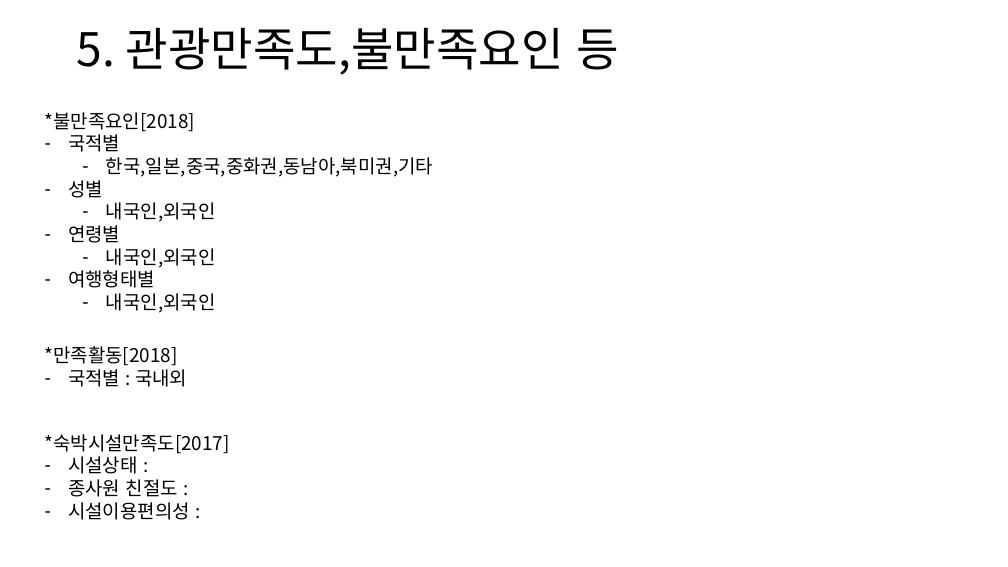
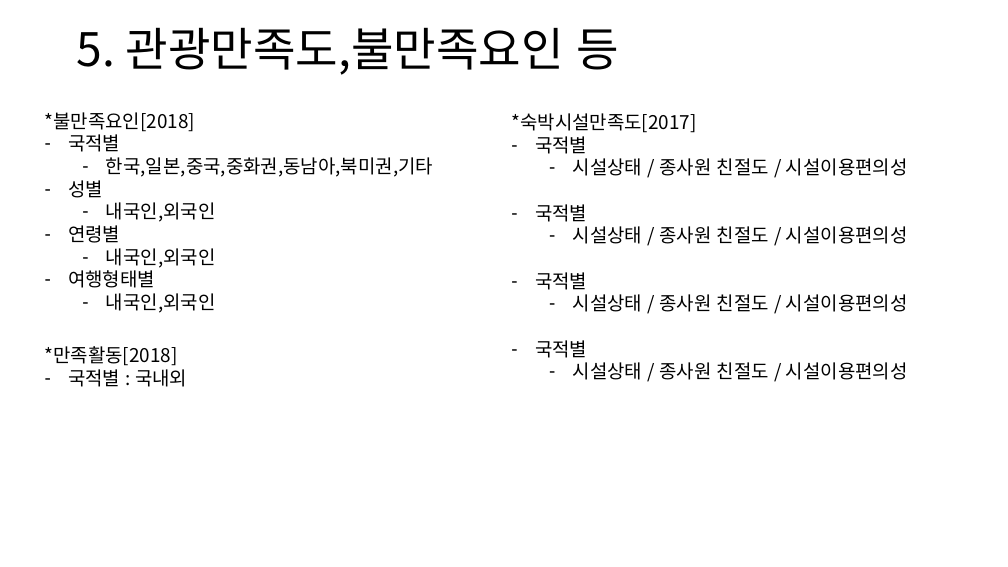
Before and after one commit to so-jeong0127/6-project, a slide deck: slide 26 of data/r 그래프.pptx (slide 22 before the commit). Drawn at 1008x567 pixels with LibreOffice and Linux fonts; fonts in the diff are those of the drawing. Boxes give left, top, right and bottom in pixels: in the first picture for what was removed or moved away, otherwise in the second. Text is boxed around its words. In the diff, an @@ line names an element or a change of style, - is before the commit and + after.

```diff
--- a/data/r 그래프.pptx
+++ b/data/r 그래프.pptx
@@ text "*숙박시설만족도[2017]": place and size @@
-text "*숙박시설만족도[2017]" at [45, 434, 230, 520]
+text "*숙박시설만족도[2017]" at [511, 113, 908, 380]
@@ text at [535, 136, 908, 380]: text changed @@
-– 시설상태 :
-– 종사원 친절도 :
-– 시설이용편의성 :
+– 국적별
+  – 시설상태 / 종사원 친절도 / 시설이용편의성
+– 국적별
+  – 시설상태 / 종사원 친절도 / 시설이용편의성
+– 국적별
+  – 시설상태 / 종사원 친절도 / 시설이용편의성
+– 국적별
+  – 시설상태 / 종사원 친절도 / 시설이용편의성
```
Also in this commit, not shown: 1 other slide changed, 4 slides added, 27 other files.
